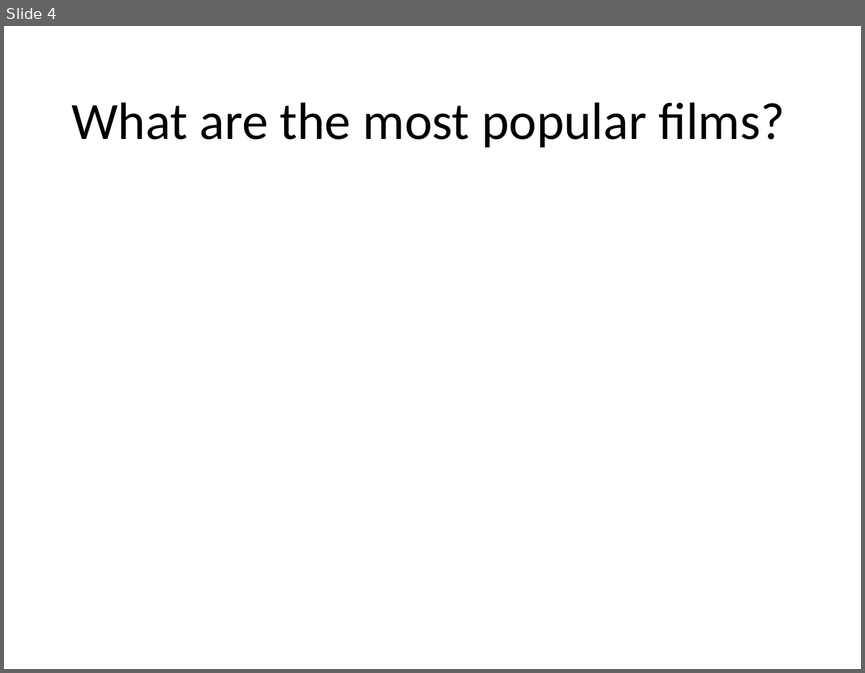
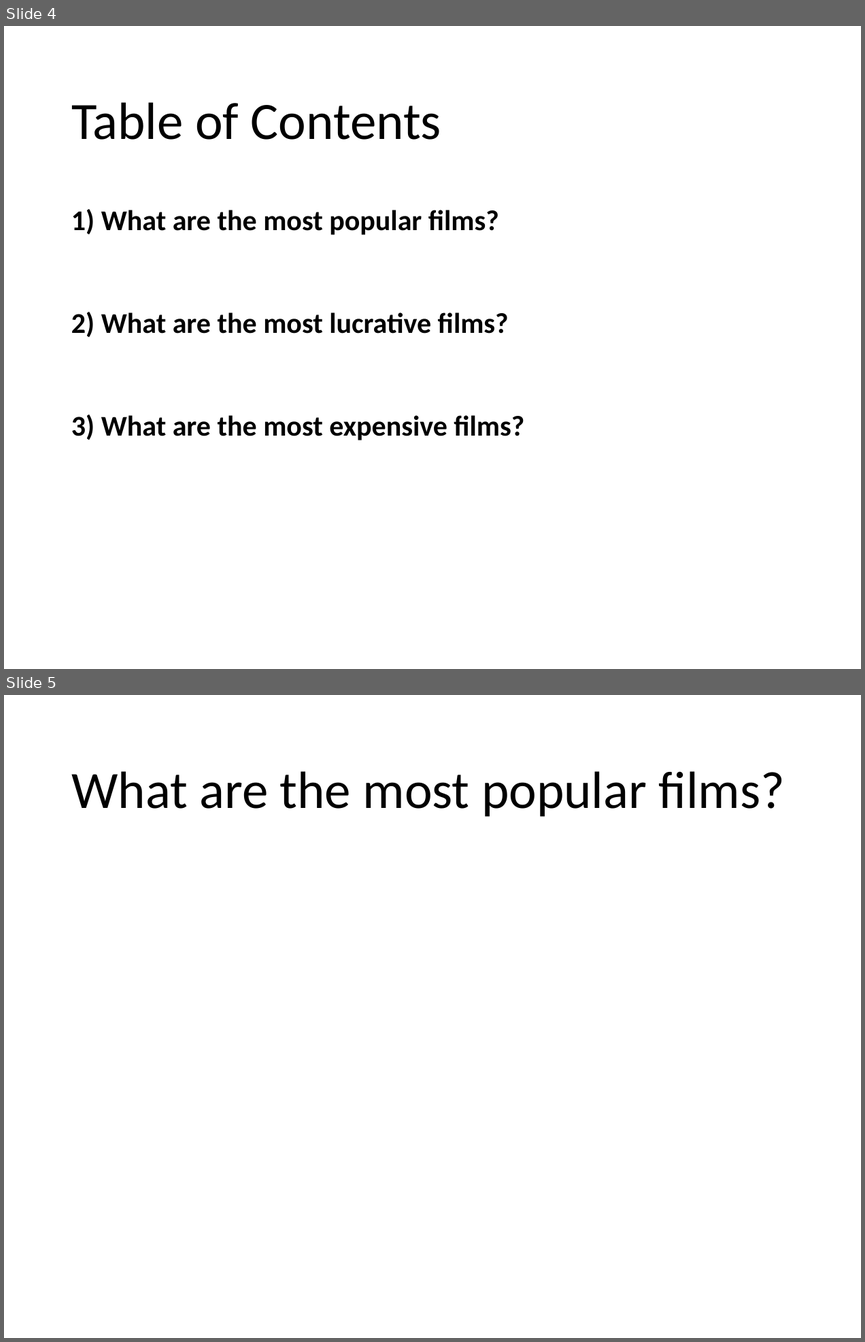
Before and after one commit to kagada01/dsc-mod-1-project-v2-1-online-ds-sp-000, a slide deck: Presentation.pptx. Shown one above the other, each under a label of ours: slide 4 before the commit, slides 4 and 5 after it. The pictures are 865x673 and 865x1342 pixels, drawn with LibreOffice and Linux fonts; fonts in the diff are those of the drawing. Boxes give left, top, right and bottom in pixels: in the first picture for what was removed or moved away, otherwise in the second. Text is boxed around its words. In the diff, an @@ line names an element or a change of style, - is before the commit and + after.

```diff
--- a/Presentation.pptx
+++ b/Presentation.pptx
@@ slide 4 added at [4,26,861,669], background #FFFFFF @@
@@ title added at [71,102,441,140], 44 pt, text #000000 @@
+Table of Contents
@@ text added at [71,209,524,440], 24 pt, text #000000, bold @@
+1) What are the most popular films?
+2) What are the most lucrative films?
+3) What are the most expensive films?
@@ what was slide 4 is now slide 5 @@
```
Also in this commit, not shown: 2 slides changed, 3 other slides added, 2 slides removed, 2 other files.
